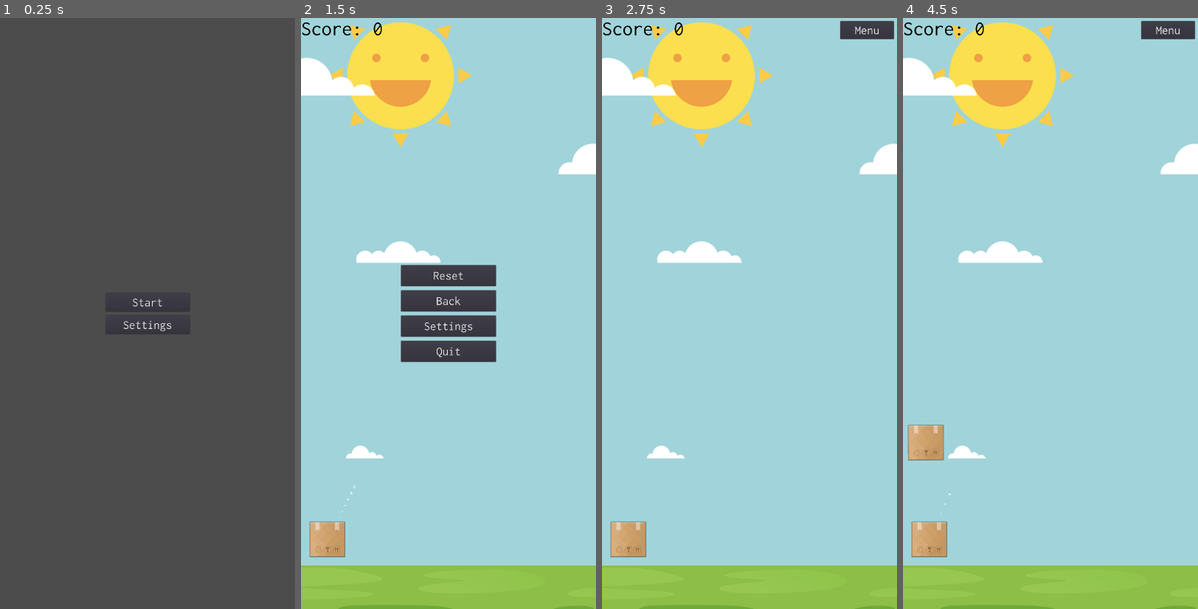
Above: before the commit, frames 1-4 (left to right).
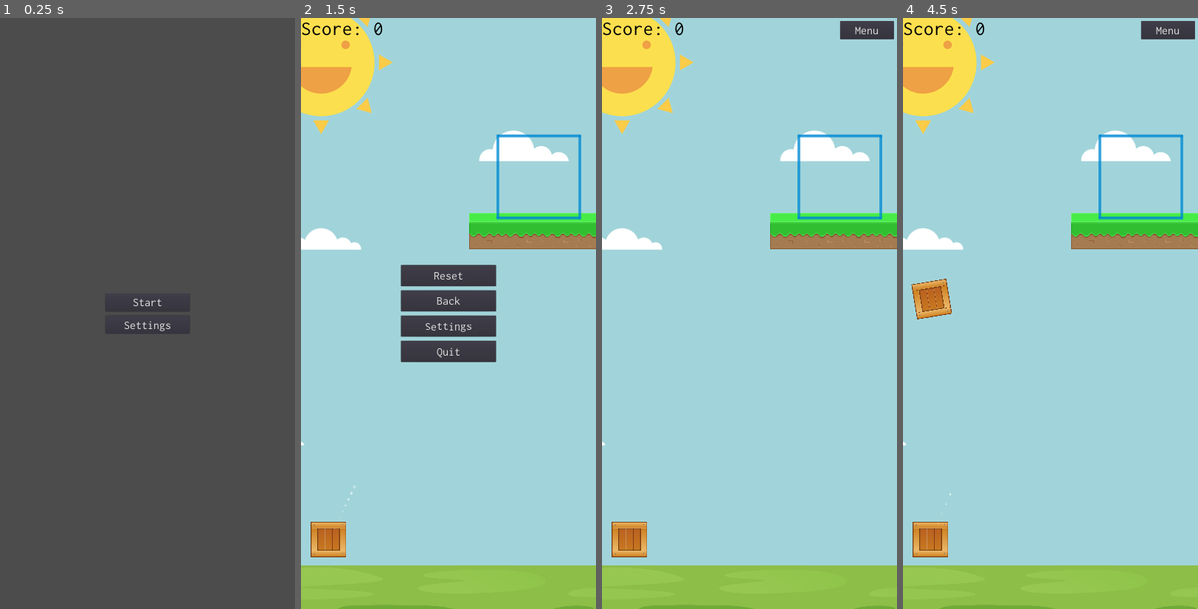
Above: after the commit, the same moments.

Repository: yakoup46/mygame
Game: Godot game, scene res://Scenes/UI.tscn
Two runs of this game, one before a commit and one after it. Both use one fixed random seed, a clock stepped at 60 frames per second and the inputs below.
Inputs (mouse positions are in pixels of both pictures, inside the frame that each line leads up to):
- Up to frame 1 (0.25 s): no input
- Up to frame 2 (1.5 s): click "Start" at 0.5 s; click "Menu" at 1.25 s
- Up to frame 3 (2.75 s): click "Reset" at 2 s
- Up to frame 4 (4.5 s): tap Enter at 2.75 s; move the mouse to (1115, 283) at 2.77 s; click (1115, 283) at 2.92 s; tap Space at 3.5 s; drag from (991, 343) to (929, 538) at 3.52 s; move the mouse to (1080, 183) at 4.27 s; click (1080, 183) at 4.42 s

The runs differ from the first frame. In frame 1, 0.1% of the frame differs, in the area x 42-58%, y 47-53%; in frame 2, 14%; in frame 3, 14%; in frame 4, 16%, in the area x 0-100%, y 0-92%.

Commit message:
bunch of stuff

Diff:
--- /dev/null
+++ b/Block/Block.gd
@@ -0,0 +1,68 @@
+tool
+extends Node2D
+
+export (Texture) var left
+export (Texture) var right
+export (Texture) var middle
+export (int) var tile_count = 1 setget set_tile_count
+export (float) var platform_scale = 1 setget set_platform_scale
+
+var left_node
+var right_node
+var middle_nodes = []
+
+var cliff
+var collision
+
+func _ready():
+	cliff = get_node("RigidBody2D/Cliff")
+
+	left_node = Sprite.new()
+	right_node = Sprite.new()
+
+	left_node.texture = left
+	right_node.texture = right
+
+	left_node.position = position - global_position
+
+	cliff.add_child(left_node)
+	cliff.add_child(right_node)
+
+	for i in range(0, tile_count):
+		var sprite = Sprite.new()
+		sprite.texture = middle
+
+		middle_nodes.append(sprite)
+		cliff.add_child(sprite)
+
+		sprite.position.x = left_node.position.x + left_node.texture.get_size().x + (middle_nodes.back().texture.get_size().x * i)
+
+	right_node.position.x = middle_nodes.back().position.x + middle_nodes.back().texture.get_size().x
+
+	scale = Vector2(platform_scale, platform_scale)
+
+	collision = CollisionShape2D.new()
+	var shape = RectangleShape2D.new()
+
+	collision.shape = shape
+	get_node("RigidBody2D").add_child(collision)
+
+	collision.shape.extents = (Vector2(cliff.get_child_count() * left_node.texture.get_size().x, left_node.texture.get_size().y)) / 2
+	collision.position = cliff.get_child(0).position + collision.shape.extents - left_node.texture.get_size() / 2
+
+func set_tile_count(value):
+	tile_count = value
+
+	if (cliff):
+		for n in cliff.get_children():
+			cliff.remove_child(n)
+
+	if (collision):
+		get_node("RigidBody2D").remove_child(collision)
+
+		_ready()
+
+func set_platform_scale(value):
+	platform_scale = value
+
+	scale = Vector2(platform_scale, platform_scale)
--- a/Block/Block.tscn
+++ b/Block/Block.tscn
@@ -1,26 +1,26 @@
-[gd_scene load_steps=4 format=2]
+[gd_scene load_steps=6 format=2]
 
-[ext_resource path="res://Block/dot.png" type="Texture" id=1]
+[ext_resource path="res://Block/Block.gd" type="Script" id=1]
+[ext_resource path="res://Block/GrassCliffLeft.png" type="Texture" id=2]
+[ext_resource path="res://Block/GrassCliffRight.png" type="Texture" id=3]
+[ext_resource path="res://Block/GrassCliffMid.png" type="Texture" id=4]
 
 [sub_resource type="PhysicsMaterial" id=1]
 rough = true
 bounce = -1.0
 
-[sub_resource type="RectangleShape2D" id=2]
-extents = Vector2( 400.69, 49.2938 )
-
 [node name="Block" type="Node2D"]
+position = Vector2( 954.375, 500.099 )
+scale = Vector2( 0.96, 0.96 )
+script = ExtResource( 1 )
+left = ExtResource( 2 )
+right = ExtResource( 3 )
+middle = ExtResource( 4 )
+tile_count = 5
+platform_scale = 0.96
 
 [node name="RigidBody2D" type="RigidBody2D" parent="."]
 mode = 1
 physics_material_override = SubResource( 1 )
 
-[node name="CollisionShape2D" type="CollisionShape2D" parent="RigidBody2D"]
-z_index = 1
-shape = SubResource( 2 )
-
-[node name="Sprite" type="Sprite" parent="RigidBody2D"]
-
-[node name="dot" type="Sprite" parent="RigidBody2D/Sprite"]
-scale = Vector2( 200, 25 )
-texture = ExtResource( 1 )
+[node name="Cliff" type="Node2D" parent="RigidBody2D"]
--- a/Box/Box.tscn
+++ b/Box/Box.tscn
@@ -1,10 +1,11 @@
-[gd_scene load_steps=9 format=2]
+[gd_scene load_steps=10 format=2]
 
 [ext_resource path="res://Box/Box.gd" type="Script" id=1]
 [ext_resource path="res://white_circle.png" type="Texture" id=2]
 [ext_resource path="res://red_circle.png" type="Texture" id=3]
 [ext_resource path="res://Box/RigidBody2D.gd" type="Script" id=4]
-[ext_resource path="res://Box/box.png" type="Texture" id=5]
+[ext_resource path="res://Box/box_top.png" type="Texture" id=5]
+[ext_resource path="res://Box/box_bottom.png" type="Texture" id=6]
 
 [sub_resource type="PhysicsMaterial" id=1]
 friction = 0.5
@@ -29,7 +30,7 @@
 time_anim = 1.0
 
 [node name="RigidBody2D" type="RigidBody2D" parent="."]
-position = Vector2( -18.0635, 6.021 )
+position = Vector2( -11.7255, 6.021 )
 mode = 1
 physics_material_override = SubResource( 1 )
 gravity_scale = 9.0
@@ -38,9 +39,16 @@
 [node name="Sprite" type="Sprite" parent="RigidBody2D"]
 editor/display_folded = true
 
-[node name="box" type="Sprite" parent="RigidBody2D/Sprite"]
-scale = Vector2( 0.75, 0.75 )
+[node name="box_top" type="Sprite" parent="RigidBody2D/Sprite"]
+light_mask = 0
+position = Vector2( -0.369041, 0.0352592 )
+scale = Vector2( 0.202254, 0.202254 )
 texture = ExtResource( 5 )
+
+[node name="box_bottom" type="Sprite" parent="RigidBody2D/Sprite/box_top"]
+show_behind_parent = true
+position = Vector2( -1.94806, 1.94806 )
+texture = ExtResource( 6 )
 
 [node name="CollisionShape2D" type="CollisionShape2D" parent="RigidBody2D"]
 shape = SubResource( 2 )
--- a/Box/RigidBody2D.gd
+++ b/Box/RigidBody2D.gd
@@ -4,6 +4,7 @@
 var window
 var active = true
 var targetRes = Vector2(1440, 2880)
+var at_rest = false
 
 func _ready():
 	window = OS.get_real_window_size()
@@ -12,23 +13,25 @@
 	if (!get_parent().active):
 		return
 
-	if (event is InputEventScreenTouch or event is InputEventMouseButton and mode == RigidBody2D.MODE_STATIC):
+	if (event is InputEventScreenTouch and mode == RigidBody2D.MODE_STATIC):
 		if (event.pressed):
-			startPos = get_global_mouse_position()
+			startPos = event.position
 
 		if (!event.pressed):
-			var dir = (get_global_mouse_position() - startPos)
+			var dir = event.position - startPos
 
 			if (dir.length() > 100):
 				dir = dir.clamped(1000)
 				mode = RigidBody2D.MODE_RIGID
 				get_node("CollisionShape2D").disabled = false
 
-			#var extra = 2000 + ((1 - (window.x/float(1440))) * 2000)
-			#print(extra)
-
-				apply_central_impulse(Vector2(dir.x, -sqrt(abs(dir.y*(2000)))))
+				apply_central_impulse(Vector2(dir.x * 2, -sqrt(abs(dir.y*(10000)))))
 				angular_velocity = dir.normalized().x
 
 func _physics_process(delta):
+	print(linear_velocity.abs() < Vector2(5, 5))
+	if linear_velocity.abs() < Vector2(5, 5):
+		at_rest = true
+	else:
+		at_rest = false
 	pass
--- a/Game.gd
+++ b/Game.gd
@@ -1,28 +1,26 @@
 extends Node2D
 
 onready var ui = preload("res://Scenes/UI.tscn")
+
+export (int) var level_number
 
 var score = 0
 var currentBox
 var boxHolder
 var boxes = []
+var ui_node
 
 func _ready():
-	var node = ui.instance()
+	ui_node = ui.instance()
 
-	node.get_node("Center Menu").visible = false
-	node.get_node("Menu Button").visible = true
+	ui_node.get_node("Center Menu").visible = false
+	ui_node.get_node("Menu Button").visible = true
 
-	get_node("UI Placeholder").add_child(node)
+	get_node("UI Placeholder").add_child(ui_node)
 
 	currentBox = $Box
 	boxHolder = $Box.duplicate()
 	boxes.append($Box)
-
-func _process(delta):
-	#if ($Box.get_node("RigidBody2D").linear_velocity.y == 0 && $Box.get_node("RigidBody2D").angular_velocity == 0):
-		#print($LandingZone.score)
-	pass
 
 func _physics_process(delta):
 	score = 0
@@ -35,23 +33,25 @@
 				if (goal):
 					print(zone.points)
 					score = zone.points
-
-#	for box in boxes:
-#
-#		var inRed = isInside($LandingZone.get_node("Red"), box.get_node("RigidBody2D/Box"))
-#		var inGreen = isInside($LandingZone.get_node("Green"), box.get_node("RigidBody2D/Box"))
-#		var inYellow = isInside($LandingZone.get_node("Yellow"), box.get_node("RigidBody2D/Box"))
-#
-#		if inRed:
-#			score = 1
-#
-#		if inYellow:
-#			score = 2
-#
-#		if inGreen:
-#			score = 3
 #
 	$Score.text = str("Score: ", score)
+
+	if (score > 0):
+		var all_at_rest = true
+
+		for box in boxes:
+			if (!box.get_node("RigidBody2D").at_rest):
+				all_at_rest = false
+				break
+
+		if (all_at_rest):
+			ui_node.get_node("Level").visible = true
+
+			if (LevelManager.last_level == LevelManager.level):
+				ui_node.get_node("Level").get_node("Next Level/Label").text = str("Score: ", score, "\n YOU WON! GAME OVER!")
+				ui_node.get_node("Level/Next Level/Next").visible = false
+			else:
+				ui_node.get_node("Level").get_node("Next Level/Label").text = str("Score: ", score)
 #
 	if (currentBox.get_node("RigidBody2D").mode == RigidBody2D.MODE_RIGID):
 		currentBox.active = false
--- a/LandingZone.gd
+++ b/LandingZone.gd
@@ -12,7 +12,6 @@
 	print("ready")
 
 func _draw():
-	print("draw")
 	draw_line(Vector2(0, 0), Vector2(size.x + thickness/2, 0), color, thickness, true)
 	draw_line(Vector2(size.x, 0), Vector2(size.x, size.y + thickness/2), color, thickness, true)
 	draw_line(Vector2(size.x, size.y), Vector2(0 - thickness/2, size.y), color, thickness, true)
--- /dev/null
+++ b/Levels/Base.tscn
@@ -0,0 +1,65 @@
+[gd_scene load_steps=10 format=2]
+
+[ext_resource path="res://Game.gd" type="Script" id=1]
+[ext_resource path="res://sky.png" type="Texture" id=2]
+[ext_resource path="res://dirt.jpg" type="Texture" id=3]
+[ext_resource path="res://StaticBody2D.gd" type="Script" id=4]
+[ext_resource path="res://Box/Box.tscn" type="PackedScene" id=5]
+[ext_resource path="res://Inconsolata.otf" type="DynamicFontData" id=6]
+
+[sub_resource type="PhysicsMaterial" id=1]
+rough = true
+bounce = -0.25
+
+[sub_resource type="RectangleShape2D" id=2]
+extents = Vector2( 869.184, 192.419 )
+
+[sub_resource type="DynamicFont" id=3]
+size = 100
+use_mipmaps = true
+font_data = ExtResource( 6 )
+
+[node name="Game" type="Node2D"]
+script = ExtResource( 1 )
+
+[node name="UI Placeholder" type="CanvasLayer" parent="."]
+
+[node name="Scene" type="Node2D" parent="."]
+editor/display_folded = true
+
+[node name="Background" type="Sprite" parent="Scene"]
+position = Vector2( 750.793, 1284.87 )
+scale = Vector2( 4, 4 )
+texture = ExtResource( 2 )
+
+[node name="Floor" type="RigidBody2D" parent="Scene"]
+mode = 1
+physics_material_override = SubResource( 1 )
+
+[node name="Collision" type="CollisionShape2D" parent="Scene/Floor"]
+position = Vector2( 671.501, 2914.27 )
+z_index = 2
+shape = SubResource( 2 )
+
+[node name="Grass" type="Sprite" parent="Scene/Floor"]
+position = Vector2( 812.587, 4195.71 )
+z_index = 1
+texture = ExtResource( 3 )
+
+[node name="Walls" type="StaticBody2D" parent="."]
+script = ExtResource( 4 )
+
+[node name="Box" parent="." instance=ExtResource( 5 )]
+position = Vector2( 146.574, 2534.87 )
+z_index = 1
+
+[node name="Score" type="Label" parent="."]
+margin_right = 200.0
+margin_bottom = 51.0
+custom_fonts/font = SubResource( 3 )
+custom_colors/font_color = Color( 0, 0, 0, 1 )
+text = "Score:"
+
+[node name="Platforms" type="Node2D" parent="."]
+
+[node name="Zones" type="Node2D" parent="."]
--- /dev/null
+++ b/Levels/Level1.tscn
@@ -0,0 +1,78 @@
+[gd_scene load_steps=12 format=2]
+
+[ext_resource path="res://Game.gd" type="Script" id=1]
+[ext_resource path="res://sky.png" type="Texture" id=2]
+[ext_resource path="res://dirt.jpg" type="Texture" id=3]
+[ext_resource path="res://StaticBody2D.gd" type="Script" id=4]
+[ext_resource path="res://Box/Box.tscn" type="PackedScene" id=5]
+[ext_resource path="res://Inconsolata.otf" type="DynamicFontData" id=6]
+[ext_resource path="res://Block/Block.tscn" type="PackedScene" id=7]
+[ext_resource path="res://Scenes/LandingZone.tscn" type="PackedScene" id=8]
+
+[sub_resource type="PhysicsMaterial" id=1]
+rough = true
+bounce = -0.25
+
+[sub_resource type="RectangleShape2D" id=2]
+extents = Vector2( 869.184, 192.419 )
+
+[sub_resource type="DynamicFont" id=3]
+size = 100
+use_mipmaps = true
+font_data = ExtResource( 6 )
+
+[node name="Game" type="Node2D"]
+script = ExtResource( 1 )
+
+[node name="UI Placeholder" type="CanvasLayer" parent="."]
+
+[node name="Scene" type="Node2D" parent="."]
+editor/display_folded = true
+
+[node name="Background" type="Sprite" parent="Scene"]
+position = Vector2( 750.793, 1284.87 )
+scale = Vector2( 4, 4 )
+texture = ExtResource( 2 )
+
+[node name="Floor" type="RigidBody2D" parent="Scene"]
+mode = 1
+physics_material_override = SubResource( 1 )
+
+[node name="Collision" type="CollisionShape2D" parent="Scene/Floor"]
+position = Vector2( 671.501, 2914.27 )
+z_index = 2
+shape = SubResource( 2 )
+
+[node name="Grass" type="Sprite" parent="Scene/Floor"]
+position = Vector2( 812.587, 4195.71 )
+z_index = 1
+texture = ExtResource( 3 )
+
+[node name="Walls" type="StaticBody2D" parent="."]
+script = ExtResource( 4 )
+
+[node name="Box" parent="." instance=ExtResource( 5 )]
+position = Vector2( 146.574, 2534.87 )
+z_index = 1
+
+[node name="Score" type="Label" parent="."]
+margin_right = 200.0
+margin_bottom = 51.0
+custom_fonts/font = SubResource( 3 )
+custom_colors/font_color = Color( 0, 0, 0, 1 )
+text = "Score:"
+
+[node name="Platforms" type="Node2D" parent="."]
+
+[node name="Block" parent="Platforms" instance=ExtResource( 7 )]
+position = Vector2( 910.009, 1038.83 )
+scale = Vector2( 0.35, 0.35 )
+tile_count = 3
+platform_scale = 0.35
+
+[node name="Zones" type="Node2D" parent="."]
+
+[node name="LandingZone" parent="Zones" instance=ExtResource( 8 )]
+position = Vector2( 961.008, 574.703 )
+color = Color( 0, 0.541176, 0.831373, 0.764706 )
+size = Vector2( 400, 400 )
--- /dev/null
+++ b/Levels/Level2.tscn
@@ -0,0 +1,76 @@
+[gd_scene load_steps=12 format=2]
+
+[ext_resource path="res://Game.gd" type="Script" id=1]
+[ext_resource path="res://sky.png" type="Texture" id=2]
+[ext_resource path="res://dirt.jpg" type="Texture" id=3]
+[ext_resource path="res://StaticBody2D.gd" type="Script" id=4]
+[ext_resource path="res://Box/Box.tscn" type="PackedScene" id=5]
+[ext_resource path="res://Inconsolata.otf" type="DynamicFontData" id=6]
+[ext_resource path="res://Block/Block.tscn" type="PackedScene" id=7]
+[ext_resource path="res://Scenes/LandingZone.tscn" type="PackedScene" id=8]
+
+[sub_resource type="PhysicsMaterial" id=1]
+rough = true
+bounce = -0.25
+
+[sub_resource type="RectangleShape2D" id=2]
+extents = Vector2( 869.184, 192.419 )
+
+[sub_resource type="DynamicFont" id=3]
+size = 100
+use_mipmaps = true
+font_data = ExtResource( 6 )
+
+[node name="Game" type="Node2D"]
+script = ExtResource( 1 )
+
+[node name="UI Placeholder" type="CanvasLayer" parent="."]
+
+[node name="Scene" type="Node2D" parent="."]
+editor/display_folded = true
+
+[node name="Background" type="Sprite" parent="Scene"]
+position = Vector2( 750.793, 1284.87 )
+scale = Vector2( 4, 4 )
+texture = ExtResource( 2 )
+
+[node name="Floor" type="RigidBody2D" parent="Scene"]
+mode = 1
+physics_material_override = SubResource( 1 )
+
+[node name="Collision" type="CollisionShape2D" parent="Scene/Floor"]
+position = Vector2( 671.501, 2914.27 )
+z_index = 2
+shape = SubResource( 2 )
+
+[node name="Grass" type="Sprite" parent="Scene/Floor"]
+position = Vector2( 812.587, 4195.71 )
+z_index = 1
+texture = ExtResource( 3 )
+
+[node name="Walls" type="StaticBody2D" parent="."]
+script = ExtResource( 4 )
+
+[node name="Box" parent="." instance=ExtResource( 5 )]
+position = Vector2( 146.574, 2534.87 )
+z_index = 1
+
+[node name="Score" type="Label" parent="."]
+margin_right = 200.0
+margin_bottom = 51.0
+custom_fonts/font = SubResource( 3 )
+custom_colors/font_color = Color( 0, 0, 0, 1 )
+text = "Score:"
+
+[node name="Platforms" type="Node2D" parent="."]
+
+[node name="Block" parent="Platforms" instance=ExtResource( 7 )]
+position = Vector2( 695.469, 1144.35 )
+scale = Vector2( 0.43, 0.43 )
+tile_count = 1
+platform_scale = 0.43
+
+[node name="Zones" type="Node2D" parent="."]
+
+[node name="LandingZone" parent="Zones" instance=ExtResource( 8 )]
+position = Vector2( 752.445, 809.207 )
--- /dev/null
+++ b/Levels/LevelManager.gd
@@ -0,0 +1,8 @@
+extends Node
+
+var level = 1
+var last_level = 2
+
+func load_level():
+	if (level <= last_level):
+		get_tree().change_scene(str("res://Levels/Level", level, ".tscn"))
--- /dev/null
+++ b/Ndode2D.tscn
@@ -0,0 +1,9 @@
+[gd_scene load_steps=2 format=2]
+
+[ext_resource path="res://Levels/Base.tscn" type="PackedScene" id=1]
+
+
+
+[node name="Ndode2D" type="Node2D"]
+
+[node name="Game" parent="." instance=ExtResource( 1 )]
--- /dev/null
+++ b/Node2D.tscn
@@ -0,0 +1,7 @@
+[gd_scene load_steps=2 format=2]
+
+[ext_resource path="res://Levels/Base.tscn" type="PackedScene" id=1]
+
+[node name="Node2D" type="Node2D"]
+
+[node name="Game" parent="." instance=ExtResource( 1 )]
--- a/Scenes/Game.tscn
+++ /dev/null
@@ -1,65 +0,0 @@
-[gd_scene load_steps=10 format=2]
-
-[ext_resource path="res://Game.gd" type="Script" id=1]
-[ext_resource path="res://sky.png" type="Texture" id=2]
-[ext_resource path="res://dirt.jpg" type="Texture" id=3]
-[ext_resource path="res://StaticBody2D.gd" type="Script" id=4]
-[ext_resource path="res://Box/Box.tscn" type="PackedScene" id=5]
-[ext_resource path="res://Inconsolata.otf" type="DynamicFontData" id=6]
-
-[sub_resource type="PhysicsMaterial" id=1]
-rough = true
-bounce = -0.25
-
-[sub_resource type="RectangleShape2D" id=2]
-extents = Vector2( 869.184, 192.419 )
-
-[sub_resource type="DynamicFont" id=3]
-size = 100
-use_mipmaps = true
-font_data = ExtResource( 6 )
-
-[node name="Game" type="Node2D"]
-script = ExtResource( 1 )
-
-[node name="UI Placeholder" type="CanvasLayer" parent="."]
-
-[node name="Scene" type="Node2D" parent="."]
-editor/display_folded = true
-
-[node name="Background" type="Sprite" parent="Scene"]
-position = Vector2( 1138.26, 1348.78 )
-scale = Vector2( 4, 4 )
-texture = ExtResource( 2 )
-
-[node name="Floor" type="RigidBody2D" parent="Scene"]
-mode = 1
-physics_material_override = SubResource( 1 )
-
-[node name="Collision" type="CollisionShape2D" parent="Scene/Floor"]
-position = Vector2( 671.501, 2914.27 )
-z_index = 2
-shape = SubResource( 2 )
-
-[node name="Grass" type="Sprite" parent="Scene/Floor"]
-position = Vector2( 812.587, 4195.71 )
-z_index = 1
-texture = ExtResource( 3 )
-
-[node name="Walls" type="StaticBody2D" parent="."]
-script = ExtResource( 4 )
-
-[node name="Box" parent="." instance=ExtResource( 5 )]
-position = Vector2( 146.574, 2534.87 )
-z_index = 1
-
-[node name="Score" type="Label" parent="."]
-margin_right = 200.0
-margin_bottom = 51.0
-custom_fonts/font = SubResource( 3 )
-custom_colors/font_color = Color( 0, 0, 0, 1 )
-text = "Score:"
-
-[node name="Zones" type="Node2D" parent="."]
-
-[node name="Platforms" type="Node2D" parent="."]
--- a/Scenes/UI.tscn
+++ b/Scenes/UI.tscn
@@ -21,6 +21,10 @@
 Button/styles/normal = null
 Button/styles/pressed = null
 
+[sub_resource type="DynamicFont" id=3]
+size = 50
+font_data = ExtResource( 1 )
+
 [node name="UI" type="Control"]
 anchor_right = 1.0
 anchor_bottom = 1.0
@@ -40,7 +44,6 @@
 text = "Menu"
 
 [node name="Center Menu" type="VBoxContainer" parent="."]
-editor/display_folded = true
 anchor_left = 0.5
 anchor_top = 0.5
 anchor_right = 0.5
@@ -124,6 +127,46 @@
 margin_right = -15.0
 margin_bottom = 100.0
 text = "Close"
+
+[node name="Level" type="Control" parent="."]
+visible = false
+anchor_left = 0.5
+anchor_top = 0.5
+anchor_right = 0.5
+anchor_bottom = 0.5
+
+[node name="Panel" type="Panel" parent="Level"]
+anchor_left = 0.5
+anchor_top = 0.5
+anchor_right = 0.5
+anchor_bottom = 0.5
+margin_left = -436.0
+margin_top = -444.5
+margin_right = 436.0
+margin_bottom = 444.5
+
+[node name="Next Level" type="VBoxContainer" parent="Level"]
+anchor_left = 0.5
+anchor_top = 0.5
+anchor_right = 0.5
+anchor_bottom = 0.5
+margin_left = -156.0
+margin_top = -74.5
+margin_right = 156.0
+margin_bottom = 74.5
+custom_constants/separation = 15
+
+[node name="Label" type="Label" parent="Level/Next Level"]
+margin_right = 312.0
+margin_bottom = 51.0
+custom_fonts/font = SubResource( 3 )
+text = "Score: "
+
+[node name="Next" type="Button" parent="Level/Next Level"]
+margin_top = 66.0
+margin_right = 312.0
+margin_bottom = 134.0
+text = "Next Level"
 [connection signal="pressed" from="Menu Button" to="." method="_on_Menu_Button_pressed"]
 [connection signal="pressed" from="Center Menu/Start" to="." method="_on_Start_pressed"]
 [connection signal="pressed" from="Center Menu/Settings" to="." method="_on_Settings_pressed"]
@@ -132,3 +175,4 @@
 [connection signal="pressed" from="Overlay Menu/Settings" to="." method="_on_Settings_pressed"]
 [connection signal="pressed" from="Overlay Menu/Quit" to="." method="_on_Quit_pressed"]
 [connection signal="pressed" from="Settings/Close" to="." method="_on_Close_pressed"]
+[connection signal="pressed" from="Level/Next Level/Next" to="." method="_on_Next_pressed"]
--- a/UI.gd
+++ b/UI.gd
@@ -1,7 +1,7 @@
 extends Control
 
 func _on_Start_pressed():
-	get_tree().change_scene("res://Scenes/Game.tscn")
+	LevelManager.load_level()
 
 func _on_Menu_Button_pressed():
 	pause_mode = Node.PAUSE_MODE_PROCESS
@@ -31,6 +31,11 @@
 	get_tree().paused = false
 
 func _on_Reset_pressed():
-	get_tree().change_scene("res://Scenes/Game.tscn")
+	LevelManager.load_level()
 
 	get_tree().paused = false
+
+func _on_Next_pressed():
+	LevelManager.level += 1
+	LevelManager.load_level()
+	pass # Replace with function body.
--- /dev/null
+++ b/lightest.tscn
@@ -0,0 +1,18 @@
+[gd_scene load_steps=3 format=2]
+
+[ext_resource path="res://Box/box_top.png" type="Texture" id=1]
+[ext_resource path="res://Box/box_bottom.png" type="Texture" id=2]
+
+[node name="Node2D" type="Node2D"]
+position = Vector2( 53.1268, 94.8694 )
+
+[node name="box_top" type="Sprite" parent="."]
+editor/display_folded = true
+position = Vector2( 694.222, 742.72 )
+scale = Vector2( 0.25, 0.25 )
+texture = ExtResource( 1 )
+
+[node name="box_bottom" type="Sprite" parent="box_top"]
+show_behind_parent = true
+position = Vector2( -2.59155, 3.80017 )
+texture = ExtResource( 2 )
--- a/project.godot
+++ b/project.godot
@@ -23,6 +23,10 @@
 config/name="Boxed"
 run/main_scene="res://Scenes/UI.tscn"
 
+[autoload]
+
+LevelManager="*res://Levels/LevelManager.gd"
+
 [display]
 
 window/size/width=1440
@@ -31,8 +35,12 @@
 window/size/test_height=900
 window/dpi/allow_hidpi=true
 window/handheld/orientation="portrait"
-window/stretch/mode="viewport"
+window/stretch/mode="2d"
 window/stretch/aspect="keep_width"
+
+[input_devices]
+
+pointing/emulate_touch_from_mouse=true
 
 [rendering]
 
Binary file added: Block/GrassCliffLeft.png
Not shown, added: Block/GrassCliffLeft.png.import
Binary file added: Block/GrassCliffMid.png
Not shown, added: Block/GrassCliffMid.png.import
Binary file added: Block/GrassCliffRight.png
Not shown, added: Block/GrassCliffRight.png.import
Binary file added: Box/box_bottom.png
Not shown, added: Box/box_bottom.png.import
Binary file added: Box/box_top.png
Not shown, added: Box/box_top.png.import
Binary file added: Boxed.png
Not shown, added: Boxed.png.import
(and 4 more such lines)
